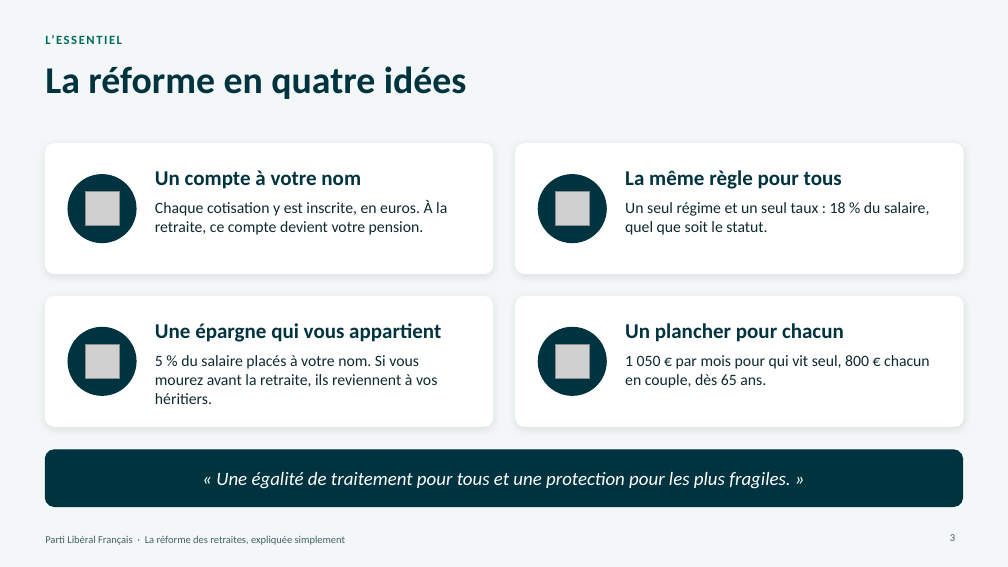
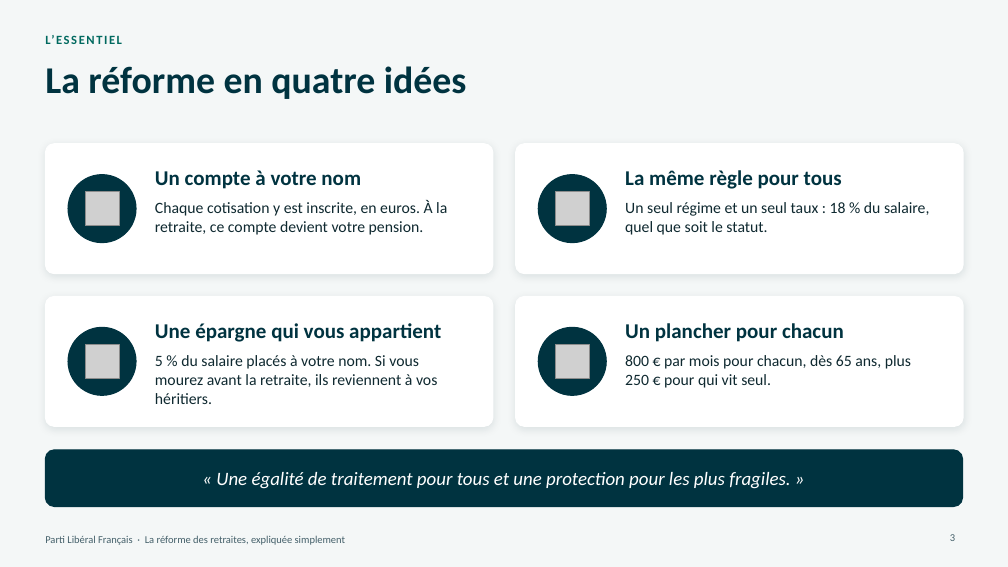
Before and after one commit to g-pliberal/retraitecomptenotionelle, a slide deck: slide 3 of docs/presentation_adherents_17_novembre_2026.pptx. Drawn at 1008x567 pixels with LibreOffice and Linux fonts; fonts in the diff are those of the drawing; grey boxes stand for pictures. Boxes give left, top, right and bottom in pixels: in the first picture for what was removed or moved away, otherwise in the second. Text is boxed around its words. In the diff, an @@ line names an element or a change of style, - is before the commit and + after.

```diff
--- a/docs/presentation_adherents_17_novembre_2026.pptx
+++ b/docs/presentation_adherents_17_novembre_2026.pptx
@@ text at box(625, 355, 911, 388): text changed @@
-1 050 € par mois pour qui vit seul, 800 € chacun en couple, dès 65 ans.
+800 € par mois pour chacun, dès 65 ans, plus 250 € pour qui vit seul.
```
Also in this commit, not shown: 5 other slides changed.
